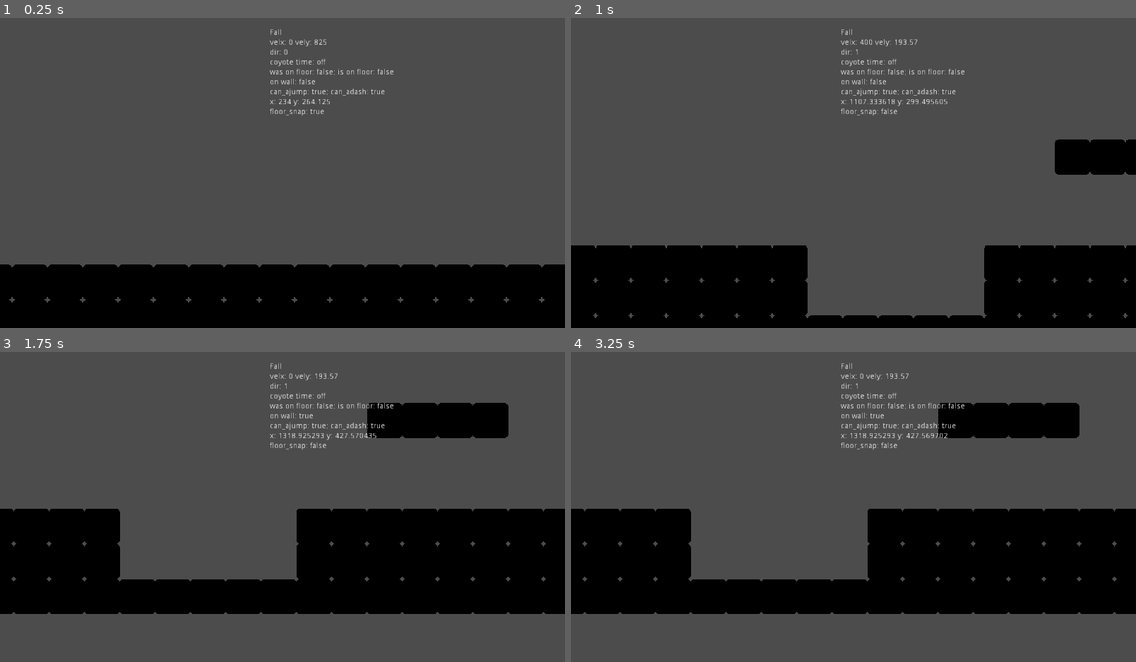
Above: before the commit, frames 1-4 (two rows, left to right).
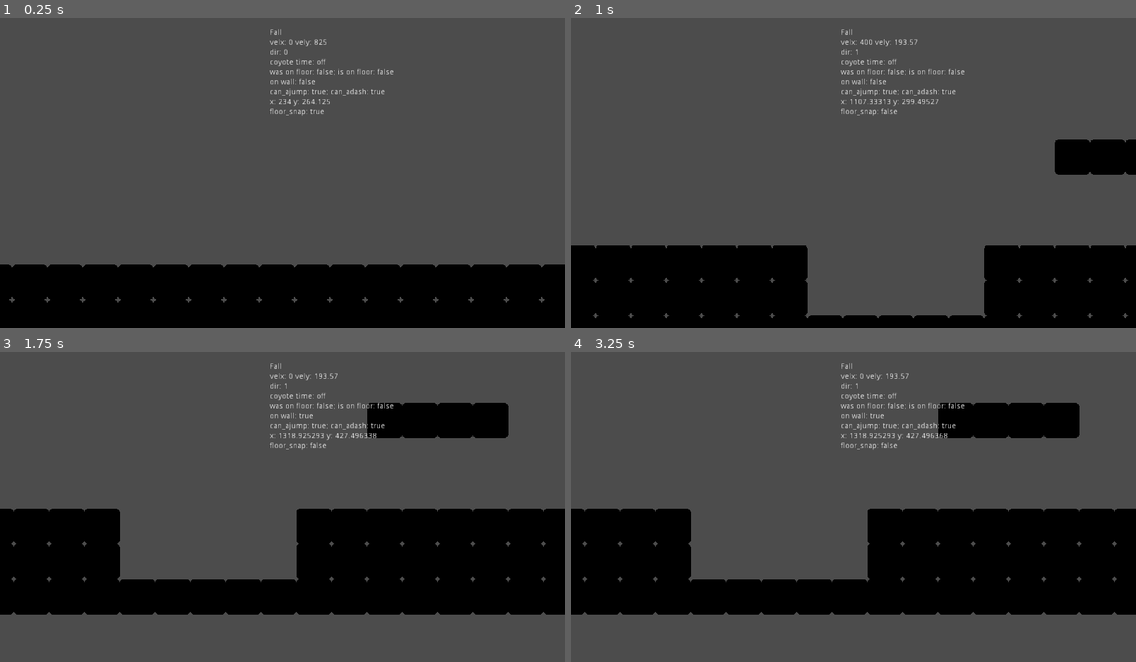
Above: after the commit, the same moments.

Repository: azylazide/godot-player-statemachine
Game: Godot game, scene res://fsm/fsm.tscn
Two runs of this game, one before a commit and one after it. Both use one fixed random seed, a clock stepped at 60 frames per second and the inputs below. The engine's default icon, where the game draws it, is replaced by a stand-in: a white triangle on a blue panel in a dark square.
Inputs:
- Up to frame 1 (0.25 s): no input
- Up to frame 2 (1 s): hold Right (right) from 0.53 s (still down); hold X (dash) from 0.53 s (still down); tap Up (jump) at 0.77 s
- Up to frame 3 (1.75 s): keep holding Right (right); release X (dash) at 1.28 s; tap X (dash) at 1.35 s; tap Up (jump) at 1.52 s
- Up to frame 4 (3.25 s): release Right (right) at 2.03 s; hold Left (left) 2.03-2.78 s; hold X (dash) 2.03-2.78 s; hold Right (right) from 2.78 s (still down); tap X (dash) at 2.85 s; tap Up (jump) at 3.02 s

Frame 1 is identical in both runs. In frame 2, less than 0.1% of the frame differs, in the area x 55-67%, y 26-29%; in frame 3, 0.2%; in frame 4, 0.2%, in the area x 0-100%, y 26-85%.

Commit message:
weird issue in vertical platform

Diff:
--- a/PlatPoint.tscn
+++ b/PlatPoint.tscn
@@ -10,7 +10,6 @@
 
 [node name="plat1" type="KinematicBody2D" parent="."]
 collision_mask = 2
-motion/sync_to_physics = true
 
 [node name="CollisionShape2D" type="CollisionShape2D" parent="plat1"]
 shape = SubResource( 3 )
--- a/fsm/player/player.gd
+++ b/fsm/player/player.gd
@@ -91,11 +91,8 @@
 	velocity.x = lerp(velocity.x, MAX_WALK_TILE*_tile_units*direction,0.6)
 
 func apply_movement() -> void:
-	if direction == 0 and abs(velocity.x) < SLOPE_STOP_THRESHOLD:
-		velocity.x = 0
-	var stop_on_slope:= true if get_floor_velocity().x == 0 else false
 
-	velocity = move_and_slide_with_snap(velocity,is_floor_snap(),Vector2.UP,stop_on_slope)
+	velocity = move_and_slide_with_snap(velocity,is_floor_snap(),Vector2.UP)
 
 	#save face direction; updates to last direction
 	if direction == 0:
